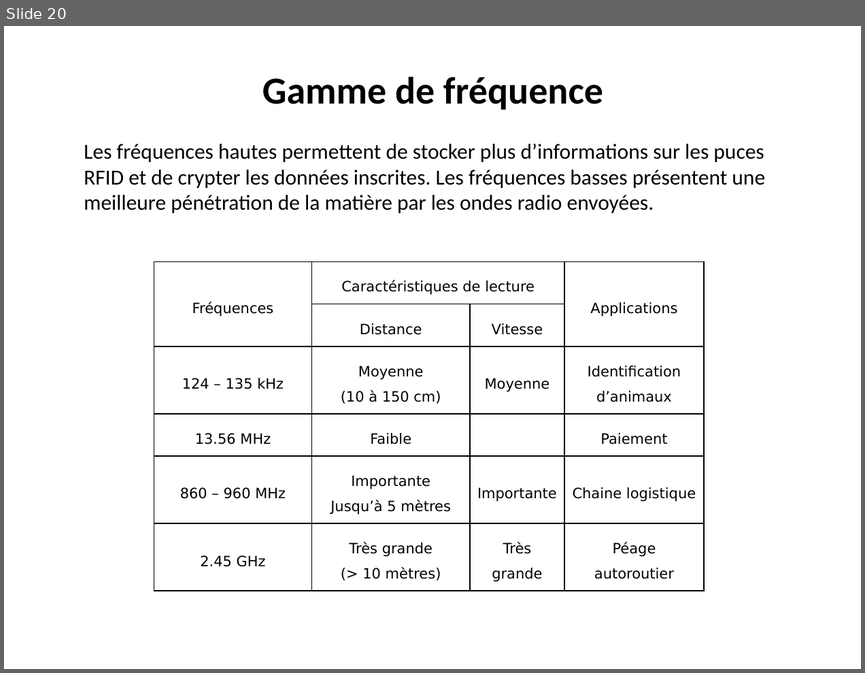
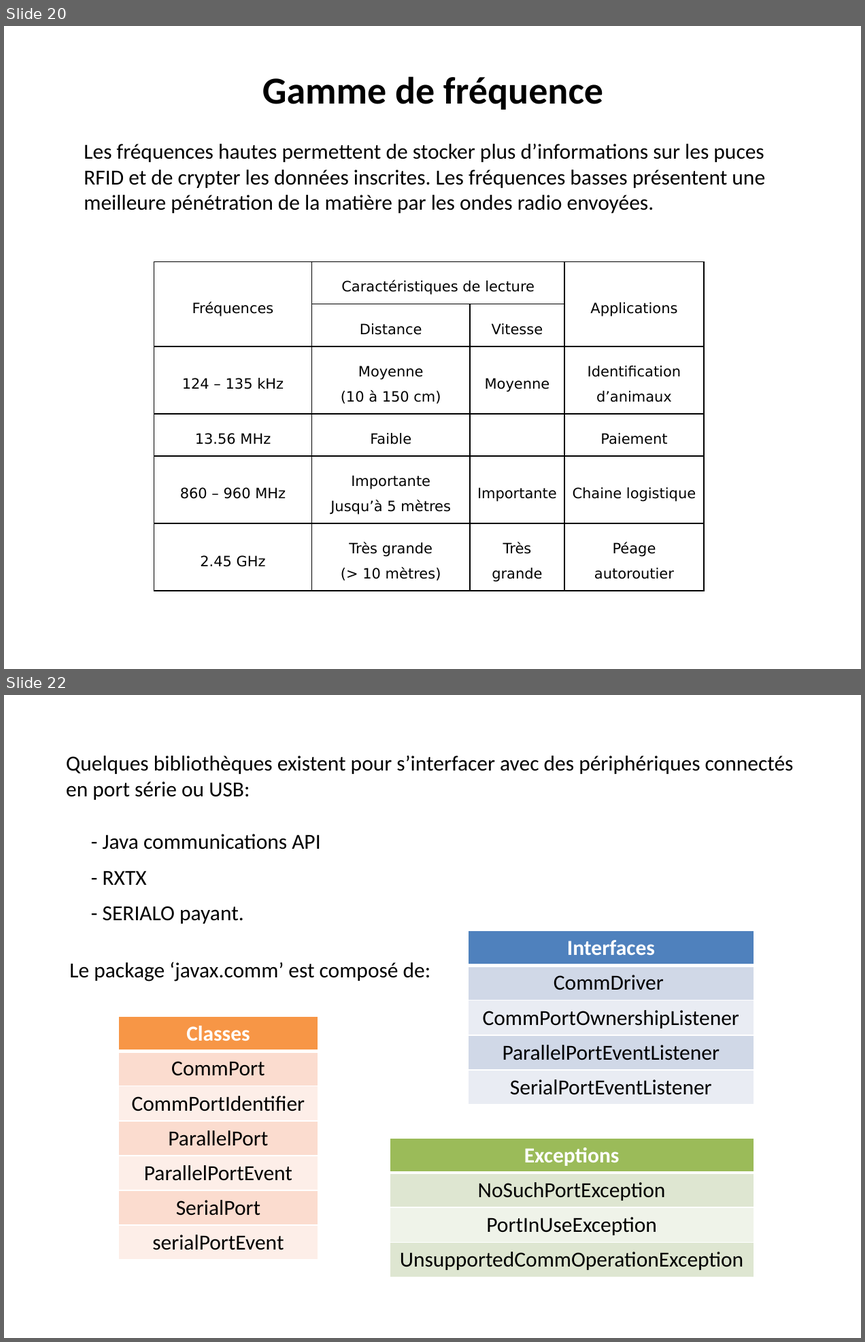
Before and after one commit to adeiry/RFID, a slide deck: RFID.pptx. Shown one above the other, each under a label of ours: slide 20 before the commit, slides 20 and 22 after it; the slides between them are not shown. The pictures are 865x673 and 865x1342 pixels, drawn with LibreOffice and Linux fonts; fonts in the diff are those of the drawing. Boxes give left, top, right and bottom in pixels: in the first picture for what was removed or moved away, otherwise in the second. Text is boxed around its words. In the diff, an @@ line names an element or a change of style, - is before the commit and + after.

```diff
--- a/RFID.pptx
+++ b/RFID.pptx
@@ slide 22 added at (4, 695, 861, 1338), background #FFFFFF @@
@@ text added at (66, 756, 793, 800), 18 pt, text #000000 @@
+Quelques bibliothèques existent pour s’interfacer avec des périphériques connectés en port série ou USB:
@@ text added at (103, 834, 320, 849), 18 pt, text #000000 @@
+- Java communications API
@@ text added at (103, 870, 147, 885), 18 pt, text #000000 @@
+- RXTX
@@ text added at (103, 906, 244, 923), 18 pt, text #000000 @@
+- SERIALO payant.
@@ table added at (468, 930, 753, 1104), 5 rows, 1 columns @@
+Interfaces
+CommDriver
+CommPortOwnershipListener
+ParallelPortEventListener
+SerialPortEventListener
@@ text added at (69, 962, 431, 981), 18 pt, text #000000 @@
+Le package ‘javax.comm’ est composé de:
@@ table added at (118, 1016, 317, 1259), 7 rows, 1 columns @@
+Classes
+CommPort
+CommPortIdentifier
+ParallelPort
+ParallelPortEvent
+SerialPort
+serialPortEvent
@@ table added at (390, 1138, 753, 1277), 4 rows, 1 columns @@
+Exceptions
+NoSuchPortException
+PortInUseException
+UnsupportedCommOperationException
```
Also in this commit, not shown: 6 other slides added.
